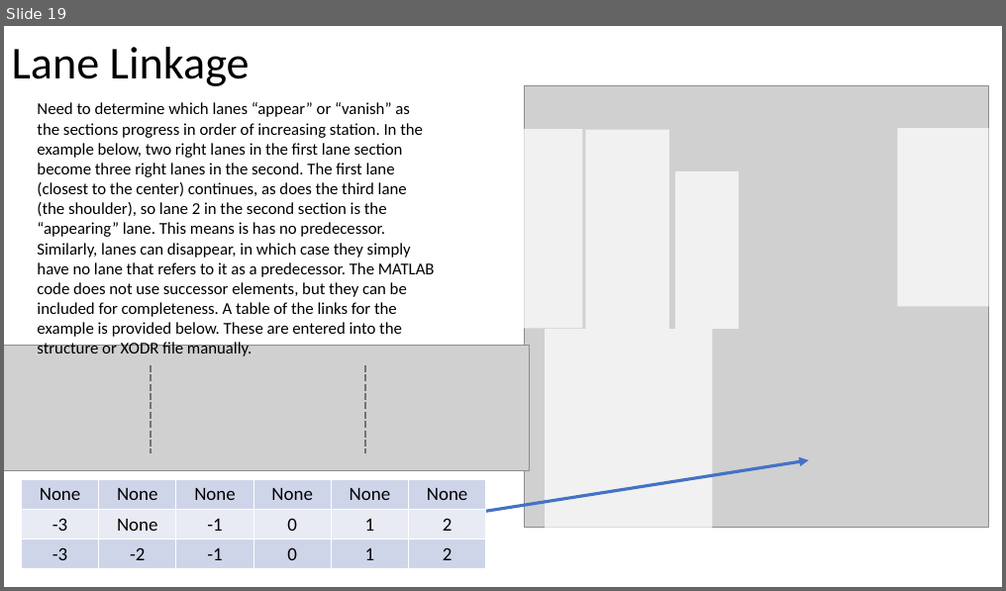
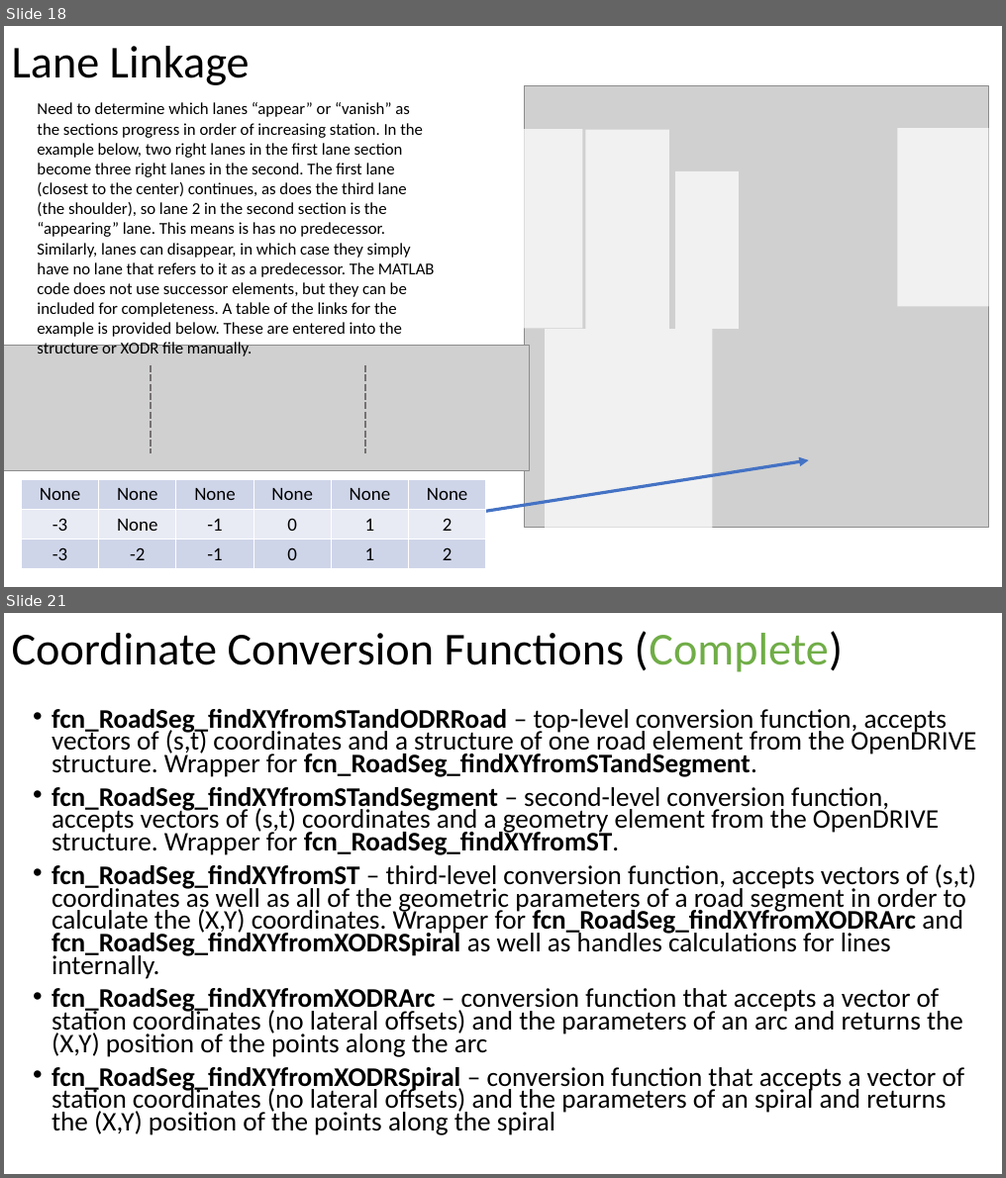
Before and after one commit to ivsg-psu/PathPlanning_MapTools_ParseXODR, a slide deck: Documents/OpenDRIVE-MATLAB.pptx. Shown one above the other, each under a label of ours: slide 19 before the commit, slides 18 and 21 after it; the slides between them are not shown. The pictures are 1006x591 and 1006x1178 pixels, drawn with LibreOffice and Linux fonts; fonts in the diff are those of the drawing; grey boxes stand for pictures. Boxes give left, top, right and bottom in pixels: in the first picture for what was removed or moved away, otherwise in the second. Text is boxed around its words. In the diff, an @@ line names an element or a change of style, - is before the commit and + after.

Commit message:
DOC: added more documentation for the overall library of functions related to conversion, plotting, and handling of OpenDRIVE data structures in MATLAB

```diff
--- a/Documents/OpenDRIVE-MATLAB.pptx
+++ b/Documents/OpenDRIVE-MATLAB.pptx
@@ slide 21 added at [4, 613, 1002, 1174], background #FFFFFF @@
@@ title added at [12, 631, 844, 672], 44 pt, text #000000 @@
+Coordinate Conversion Functions (Complete)
@@ text added at [52, 709, 976, 1136], 25.9 pt, text #000000 @@
+• fcn_RoadSeg_findXYfromSTandODRRoad – top-level conversion function, accepts vectors of (s,t) coordinates and a structure of one road element from the OpenDRIVE structure. Wrapper for fcn_RoadSeg_findXYfromSTandSegment.
+• fcn_RoadSeg_findXYfromSTandSegment – second-level conversion function, accepts vectors of (s,t) coordinates and a geometry element from the OpenDRIVE structure. Wrapper for fcn_RoadSeg_findXYfromST.
+• fcn_RoadSeg_findXYfromST – third-level conversion function, accepts vectors of (s,t) coordinates as well as all of the geometric parameters of a road segment in order to calculate the (X,Y) coordinates. Wrapper for fcn_RoadSeg_findXYfromXODRArc and fcn_RoadSeg_findXYfromXODRSpiral as well as handles calculations for lines internally.
+• fcn_RoadSeg_findXYfromXODRArc – conversion function that accepts a vector of station coordinates (no lateral offsets) and the parameters of an arc and returns the (X,Y) position of the points along the arc
+• fcn_RoadSeg_findXYfromXODRSpiral – conversion function that accepts a vector of station coordinates (no lateral offsets) and the parameters of an spiral and returns the (X,Y) position of the points along the spiral
@@ what was slide 19 is now slide 18 @@
```
Also in this commit, not shown: 11 slides changed, 9 other slides added, 3 slides removed, 3 other files.
